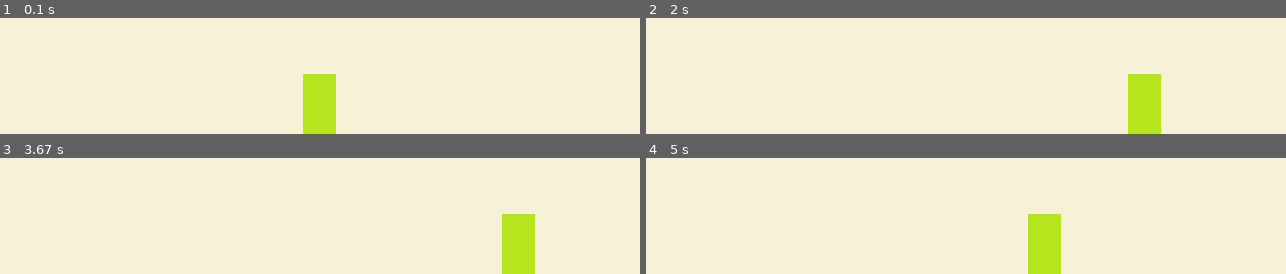
Above: before the commit, frames 1-4 (two rows, left to right).
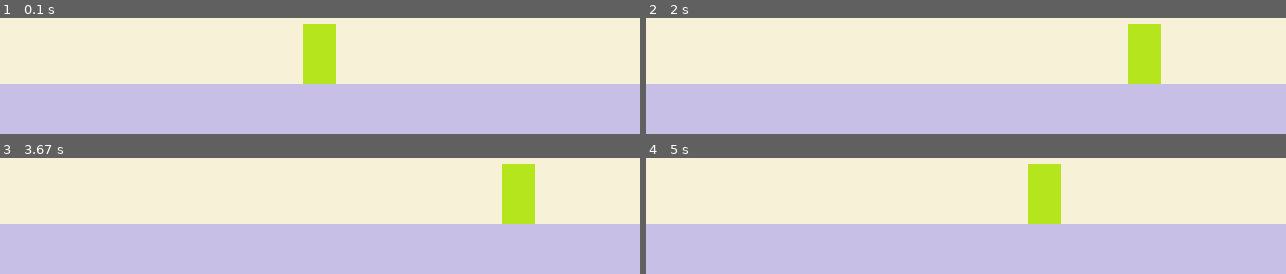
Above: after the commit, the same moments.

Repository: bnheey/Python_Project
Game: pygame game, started from pygame_project/split_balloon_game.py
Same seed, same stepped clock (60 frames per second), same inputs: the game is played once before the commit and once after it.
Inputs:
- Up to frame 1 (0.1 s): no input
- Up to frame 2 (2 s): hold Right 0.33-0.8 s; hold Right 0.83-1.3 s; hold Left 1.33-1.87 s; hold Left from 1.9 s (still down)
- Up to frame 3 (3.67 s): release Left at 2.3 s; hold Right 2.33-2.97 s; hold Left 3-3.47 s; hold Right from 3.5 s (still down)
- Up to frame 4 (5 s): release Right at 3.97 s; hold Left from 4.5 s (still down)

The runs differ from the first frame. In frame 1, 45% of the frame differs, in the area x 0-100%, y 5-100%; in frame 2, 45%; in frame 3, 45%; in frame 4, 45%.

Commit message:
stage 배치

Diff:
--- a/pygame_project/split_balloon_game.py
+++ b/pygame_project/split_balloon_game.py
@@ -45,12 +45,21 @@
 # 1. 사용자 게임 초기화 (배경 화면, 게임 이미지, 좌표, 속도, 폰트 등)
 background = pygame.image.load("images/background.png")
 
+
+stage = pygame.image.load("images/stage.png")
+stage_size = stage.get_rect().size
+stage_width = stage_size[0]
+stage_height = stage_size[1]
+stage_x_pos = 0
+stage_y_pos = screen_height - stage_height
+
+
 character = pygame.image.load("images/character.png")
 character_size = character.get_rect().size
 character_width = character_size[0]
 character_height = character_size[1]
 character_x_pos = screen_width/2 - character_width/2
-character_y_pos = screen_height - character_height
+character_y_pos = screen_height - character_height - stage_height
 
 
 weapon = pygame.image.load("images/weapon.png")
@@ -59,6 +68,7 @@
 weapon_height = weapon_size[1]
 weapon_x_pos = screen_width
 weapon_y_pos = screen_height
+
 
 running = True
 while running:
@@ -88,6 +98,7 @@
     screen.blit(background, (0, 0))
     screen.blit(character, (character_x_pos, character_y_pos))
     screen.blit(weapon, (weapon_x_pos, weapon_y_pos))
+    screen.blit(stage, (stage_x_pos, stage_y_pos))
 
     pygame.display.update()
 
